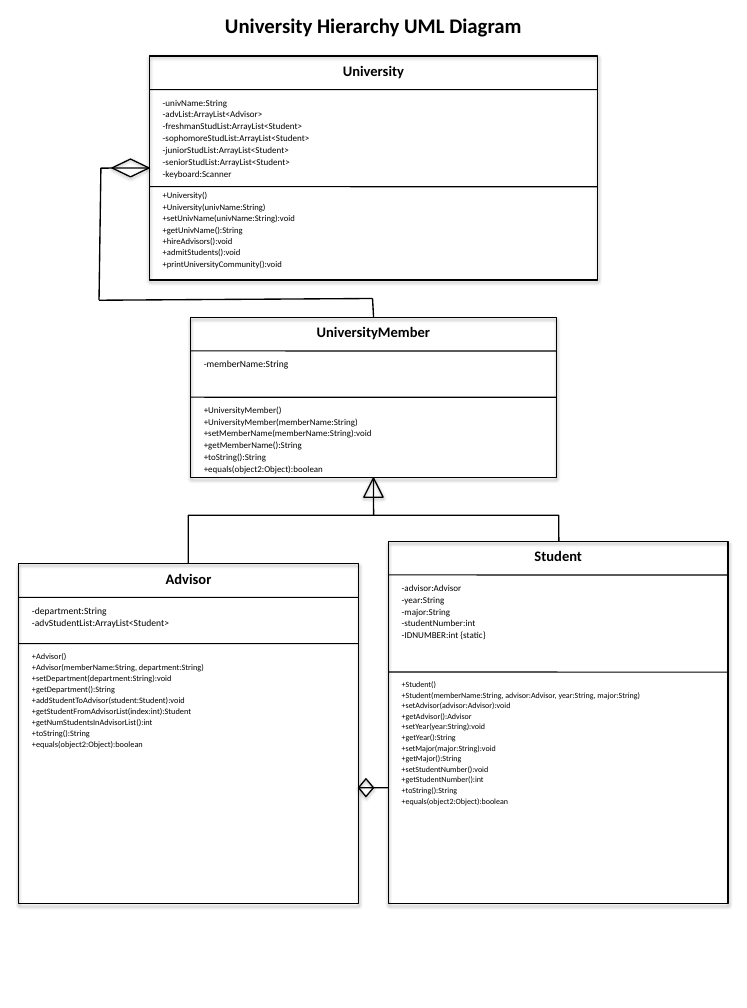
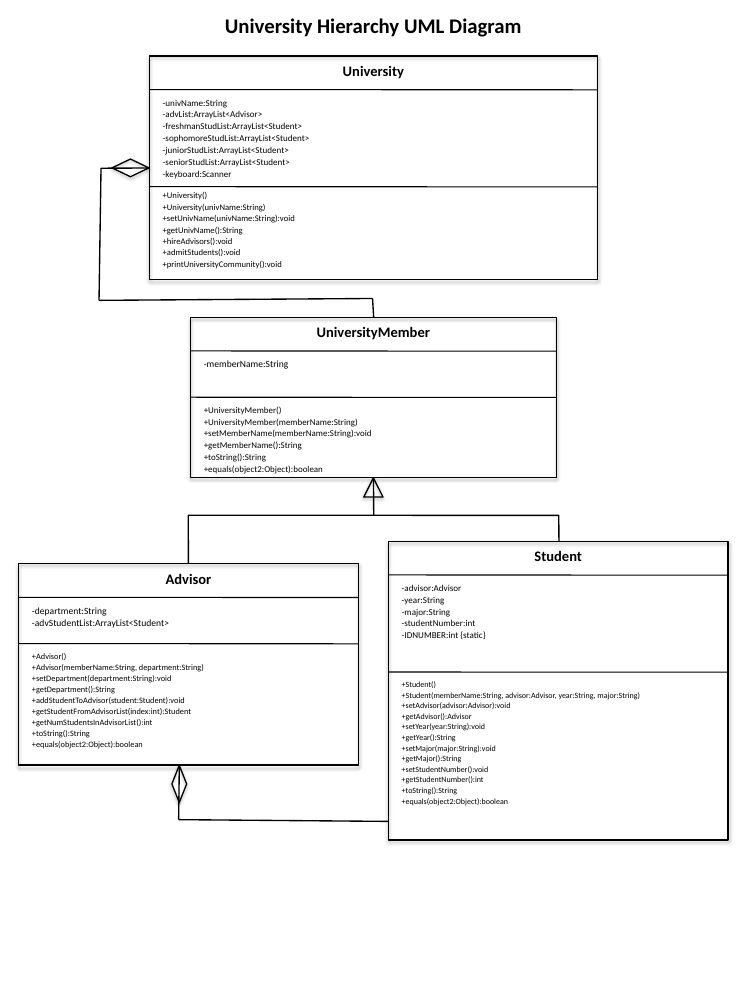
Before and after one commit to ikeikeken/CSC-300, a slide deck: slide 1 of Lesson 3 - Reviewing Java Implementation of OO Principles - Part 1/Homework - Lesson 3 - Reviewing Java Implementation of OO Principles - Part 1/UniversityUML.pptx. Drawn at 747x1008 pixels with LibreOffice and Linux fonts; fonts in the diff are those of the drawing. Boxes give left, top, right and bottom in pixels: in the first picture for what was removed or moved away, otherwise in the second. Text is boxed around its words. In the diff, an @@ line names an element or a change of style, - is before the commit and + after.

```diff
--- a/Lesson 3 - Reviewing Java Implementation of OO Principles - Part 1/Homework - Lesson 3 - Reviewing Java Implementation of OO Principles - Part 1/UniversityUML.pptx
+++ b/Lesson 3 - Reviewing Java Implementation of OO Principles - Part 1/Homework - Lesson 3 - Reviewing Java Implementation of OO Principles - Part 1/UniversityUML.pptx
@@ rectangle: place and size @@
-rectangle at [19,564,359,904]
+rectangle at [19,564,359,766]
@@ rectangle: place and size @@
-rectangle at [388,542,728,904]
+rectangle at [388,542,728,840]
@@ diamond: place and size @@
-diamond at [359,779,374,797]
+diamond at [172,766,187,803]
@@ line added from (179, 766) to (179, 820), #000000 1.3 pt @@
@@ line moved from (359, 788) - (388, 788) to (179, 820) - (388, 822) @@
```
Also in this commit, not shown: 1 other file.
